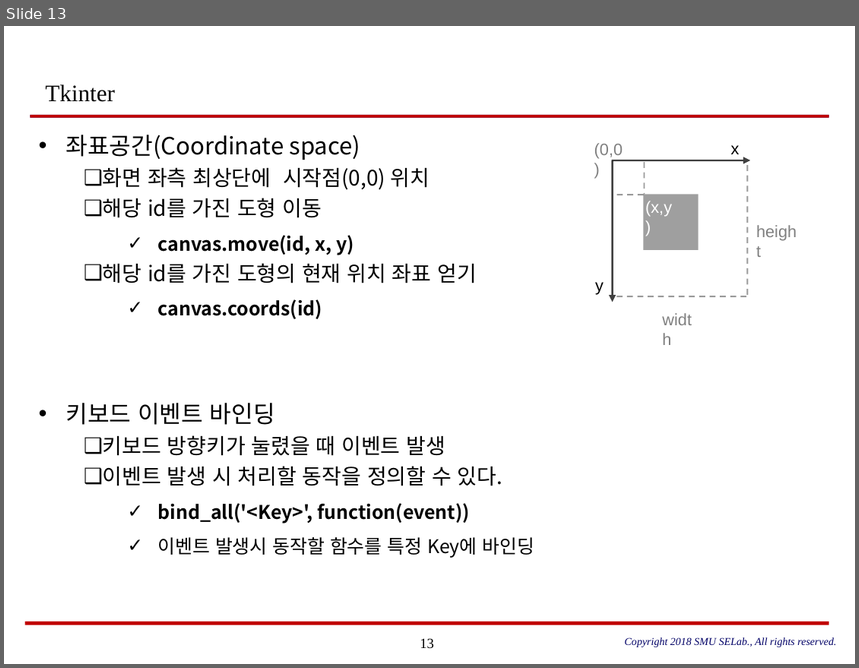
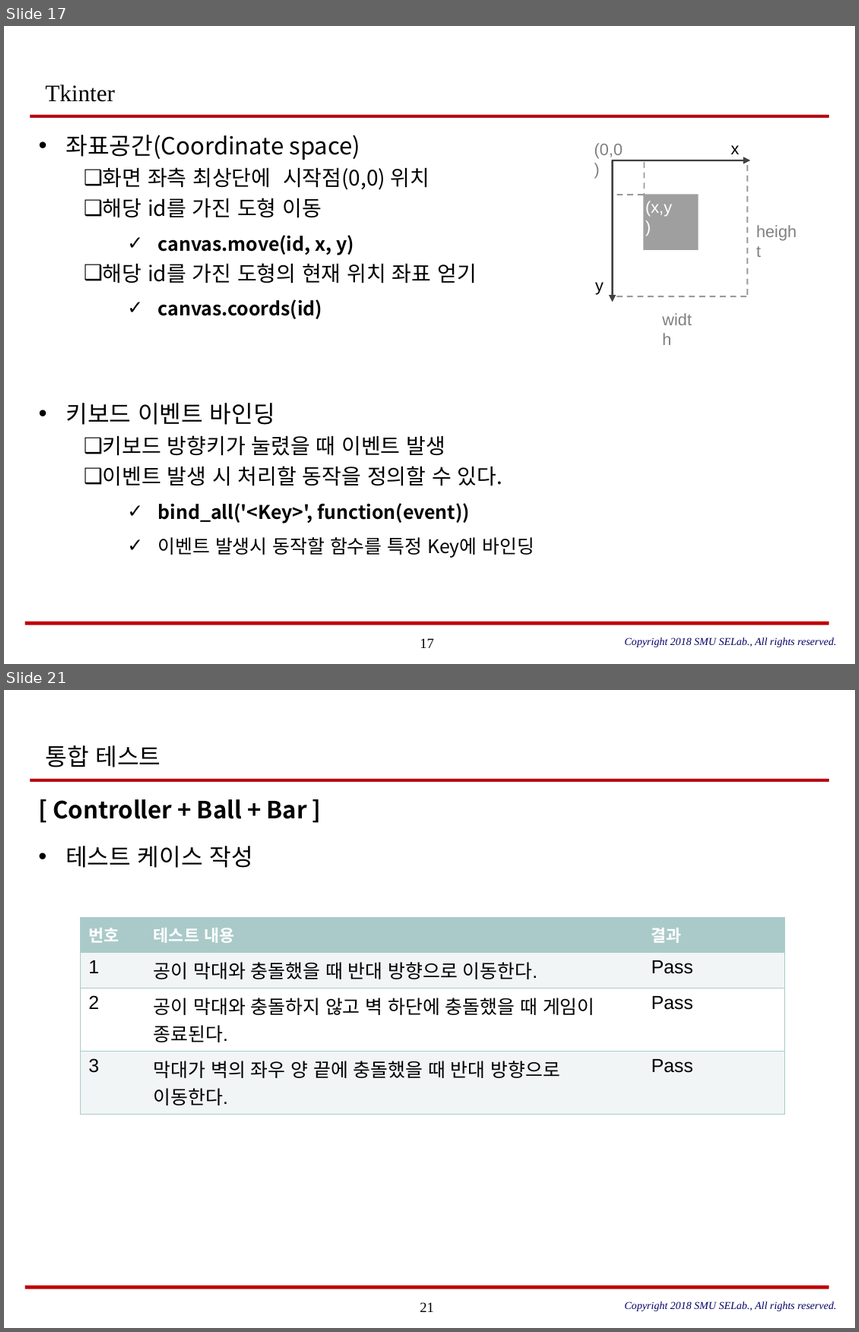
Before and after one commit to SungPilHan/brick_crush, a slide deck: Doc/[OOP] Brick Breaker_최종.pptx. Shown one above the other, each under a label of ours: slide 13 before the commit, slides 17 and 21 after it; the slides between them are not shown. The pictures are 859x668 and 859x1332 pixels, drawn with LibreOffice and Linux fonts; fonts in the diff are those of the drawing. Boxes give left, top, right and bottom in pixels: in the first picture for what was removed or moved away, otherwise in the second. Text is boxed around its words. In the diff, an @@ line names an element or a change of style, - is before the commit and + after.

```diff
--- a/Doc/[OOP] Brick Breaker_최종.pptx
+++ b/Doc/[OOP] Brick Breaker_최종.pptx
@@ slide 21 added at bbox=[4, 690, 855, 1328], background #FFFFFF; not listed: 4 template elements that a slide beside it also shows @@
@@ title added at bbox=[45, 745, 161, 768], 20 pt, text #000000 @@
+통합 테스트
@@ text added at bbox=[53, 799, 307, 868], 20 pt, text #000000, bold @@
+[ Controller + Ball + Bar ]
+• 테스트 케이스 작성
@@ table added at bbox=[80, 918, 785, 1109], 4 rows, 3 columns @@
+번호 | 테스트 내용 | 결과
+1 | 공이 막대와 충돌했을 때 반대 방향으로 이동한다. | Pass
+2 | 공이 막대와 충돌하지 않고 벽 하단에 충돌했을 때 게임이 종료된다. | Pass
+3 | 막대가 벽의 좌우 양 끝에 충돌했을 때 반대 방향으로 이동한다. | Pass
@@ text added at bbox=[625, 1302, 836, 1312], 9 pt, text #000066, italic @@
+Copyright 2018 SMU SELab., All rights reserved.
@@ what was slide 13 is now slide 17 @@
@@ page number at bbox=[420, 639, 434, 648]: text changed @@
-13
+17
```
Also in this commit, not shown: 10 slides changed, 5 other slides added, 2 slides removed.
